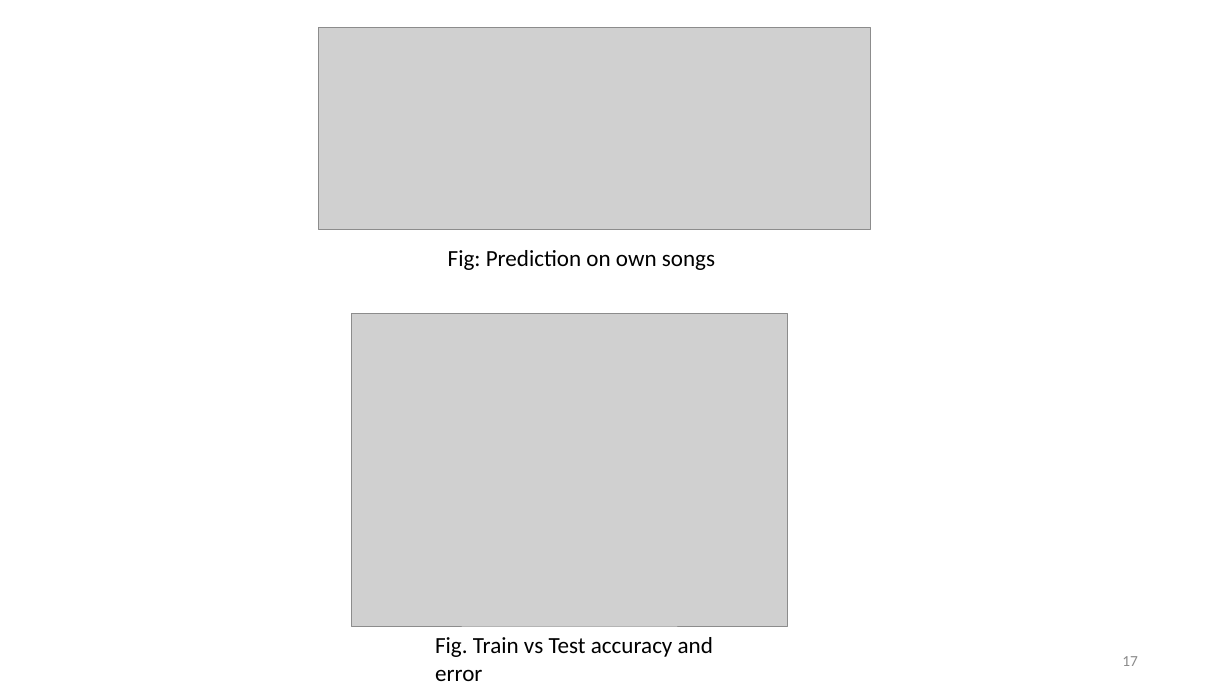
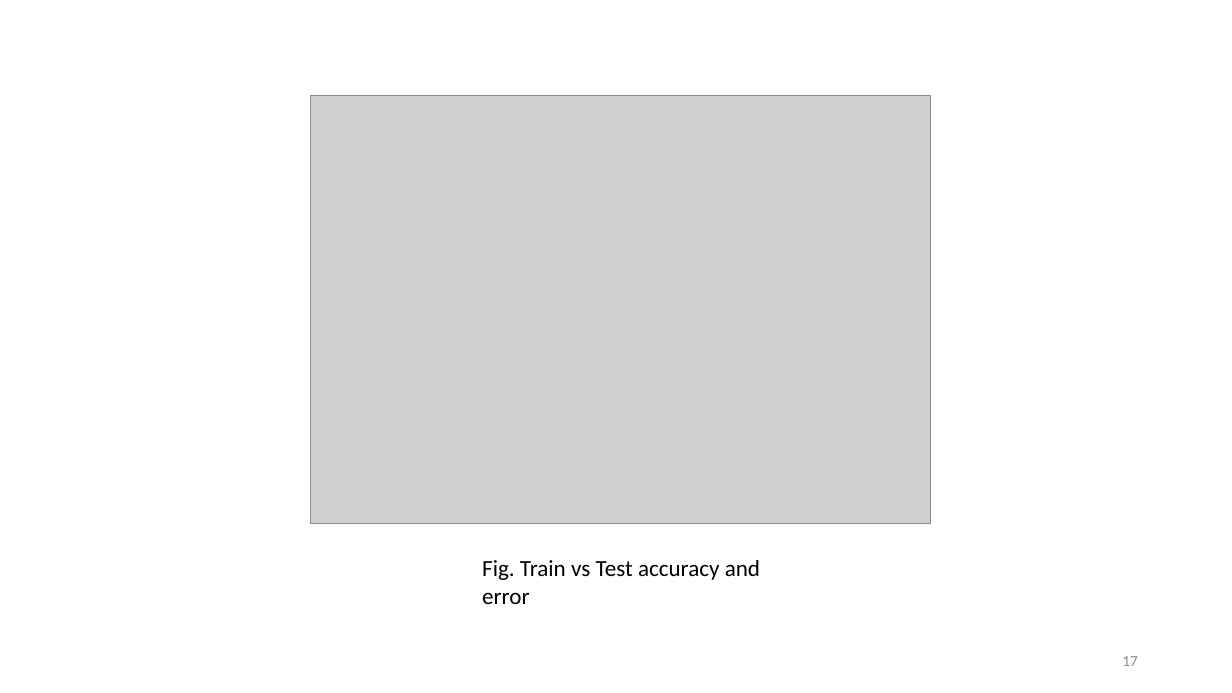
Before and after one commit to sushantbro11/Music_Genre_Classification, a slide deck: slide 17 of Final defense ppt format.pptx. Drawn at 1232x693 pixels with LibreOffice and Linux fonts; fonts in the diff are those of the drawing; grey boxes stand for pictures. Boxes give left, top, right and bottom in pixels: in the first picture for what was removed or moved away, otherwise in the second. Text is boxed around its words. In the diff, an @@ line names an element or a change of style, - is before the commit and + after.

```diff
--- a/Final defense ppt format.pptx
+++ b/Final defense ppt format.pptx
@@ picture removed at bbox=[319, 28, 871, 229] @@
@@ picture: place and size @@
-picture at bbox=[352, 313, 787, 627]
+picture at bbox=[311, 96, 932, 524]
@@ text removed at bbox=[448, 250, 715, 270] @@
-Fig: Prediction on own songs
@@ text "Fig. Train vs Test accuracy ...": place and size @@
-text "Fig. Train vs Test accuracy ..." at bbox=[435, 637, 713, 681]
+text "Fig. Train vs Test accuracy ..." at bbox=[482, 560, 760, 604]
```
Also in this commit, not shown: 5 other slides changed, 1 slide added, 2 other files.
